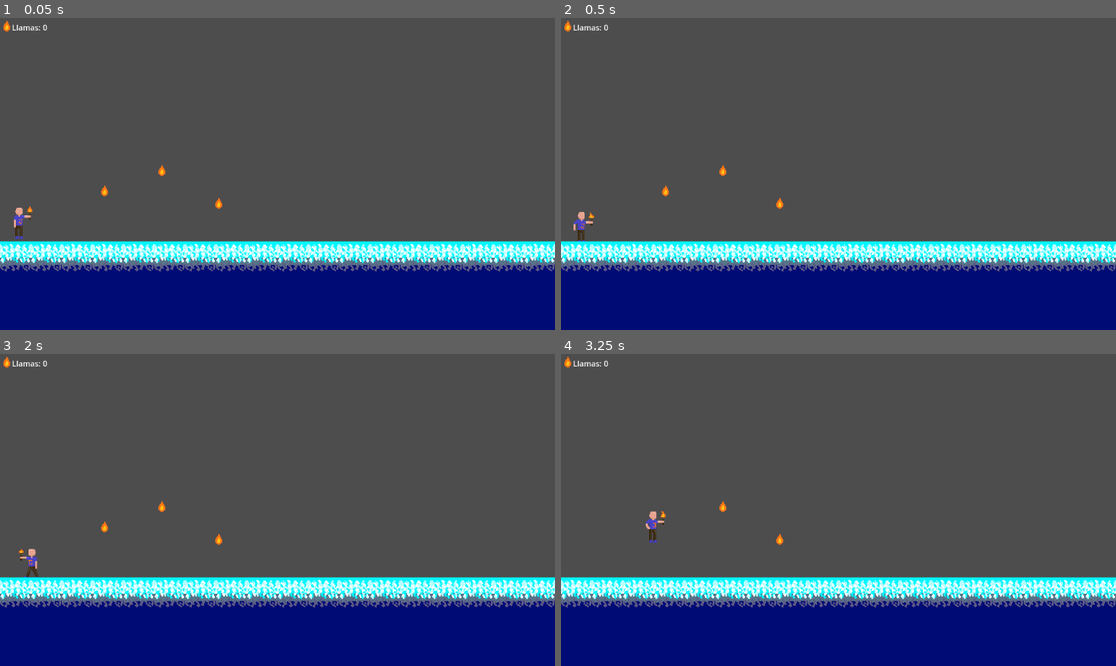
Above: before the commit, frames 1-4 (two rows, left to right).
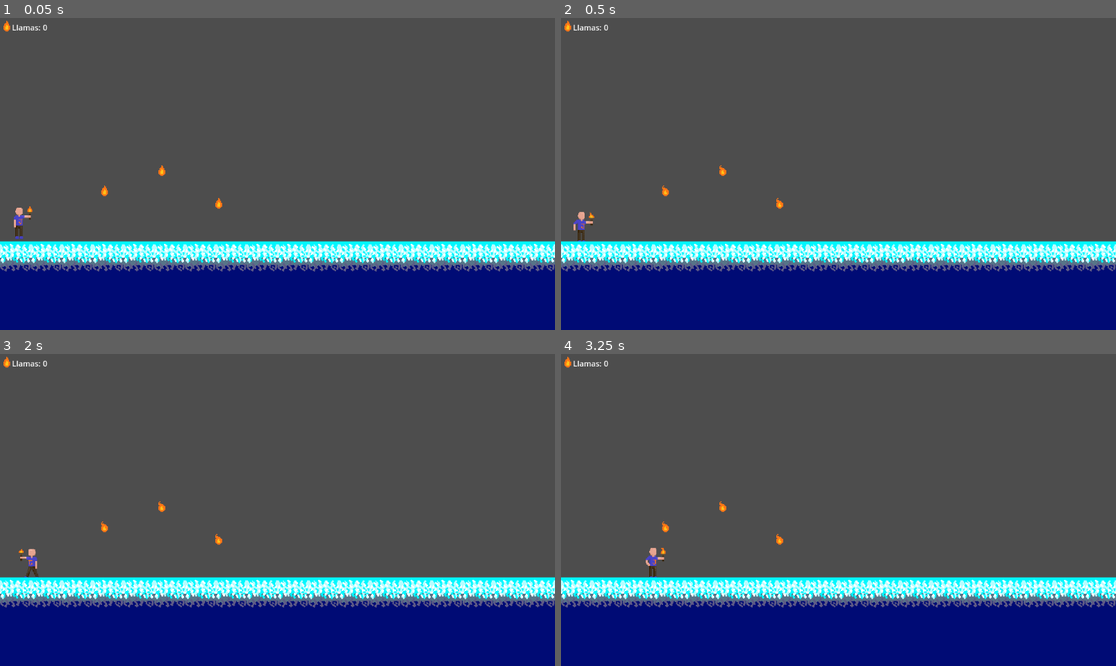
Above: after the commit, the same moments.

Repository: Elena-Barrachina/PonentJam
Game: Godot game, scene res://scenes/main.tscn
The game is run twice, just before and just after one commit, with the same random seed, the same clock (stepped at 60 frames per second) and the same inputs.
Inputs:
- Up to frame 1 (0.05 s): no input
- Up to frame 2 (0.5 s): no input
- Up to frame 3 (2 s): tap Enter at 0.5 s; hold Right (ui_right) 0.53-1.28 s; hold Left (ui_left) from 1.28 s (still down)
- Up to frame 4 (3.25 s): tap Space at 2 s; release Left (ui_left) at 2.03 s; hold Right (ui_right) 2.03-2.78 s; hold Up (ui_up) from 2.78 s (still down)

Frame 1 is identical in both runs. In frame 2, less than 0.1% of the frame differs, in the area x 18-40%, y 47-60%; in frame 3, less than 0.1%; in frame 4, 0.4%, in the area x 15-40%, y 47-72%.

Commit message:
Assets y movimiento
Ahora acepta WASD, flechas y espacio como input.

Diff:
--- a/project.godot
+++ b/project.godot
@@ -15,6 +15,34 @@
 config/features=PackedStringArray("4.5", "GL Compatibility")
 config/icon="res://icon.svg"
 
+[input]
+
+ui_left={
+"deadzone": 0.5,
+"events": [Object(InputEventKey,"resource_local_to_scene":false,"resource_name":"","device":0,"window_id":0,"alt_pressed":false,"shift_pressed":false,"ctrl_pressed":false,"meta_pressed":false,"pressed":false,"keycode":4194319,"physical_keycode":0,"key_label":0,"unicode":0,"location":0,"echo":false,"script":null)
+, Object(InputEventJoypadButton,"resource_local_to_scene":false,"resource_name":"","device":0,"button_index":13,"pressure":0.0,"pressed":false,"script":null)
+, Object(InputEventJoypadMotion,"resource_local_to_scene":false,"resource_name":"","device":0,"axis":0,"axis_value":-1.0,"script":null)
+, Object(InputEventKey,"resource_local_to_scene":false,"resource_name":"","device":-1,"window_id":0,"alt_pressed":false,"shift_pressed":false,"ctrl_pressed":false,"meta_pressed":false,"pressed":false,"keycode":0,"physical_keycode":65,"key_label":0,"unicode":97,"location":0,"echo":false,"script":null)
+]
+}
+ui_right={
+"deadzone": 0.5,
+"events": [Object(InputEventKey,"resource_local_to_scene":false,"resource_name":"","device":0,"window_id":0,"alt_pressed":false,"shift_pressed":false,"ctrl_pressed":false,"meta_pressed":false,"pressed":false,"keycode":4194321,"physical_keycode":0,"key_label":0,"unicode":0,"location":0,"echo":false,"script":null)
+, Object(InputEventJoypadButton,"resource_local_to_scene":false,"resource_name":"","device":0,"button_index":14,"pressure":0.0,"pressed":false,"script":null)
+, Object(InputEventJoypadMotion,"resource_local_to_scene":false,"resource_name":"","device":0,"axis":0,"axis_value":1.0,"script":null)
+, Object(InputEventKey,"resource_local_to_scene":false,"resource_name":"","device":-1,"window_id":0,"alt_pressed":false,"shift_pressed":false,"ctrl_pressed":false,"meta_pressed":false,"pressed":false,"keycode":0,"physical_keycode":68,"key_label":0,"unicode":100,"location":0,"echo":false,"script":null)
+]
+}
+ui_up={
+"deadzone": 0.5,
+"events": [Object(InputEventKey,"resource_local_to_scene":false,"resource_name":"","device":0,"window_id":0,"alt_pressed":false,"shift_pressed":false,"ctrl_pressed":false,"meta_pressed":false,"pressed":false,"keycode":4194320,"physical_keycode":0,"key_label":0,"unicode":0,"location":0,"echo":false,"script":null)
+, Object(InputEventJoypadButton,"resource_local_to_scene":false,"resource_name":"","device":0,"button_index":11,"pressure":0.0,"pressed":false,"script":null)
+, Object(InputEventJoypadMotion,"resource_local_to_scene":false,"resource_name":"","device":0,"axis":1,"axis_value":-1.0,"script":null)
+, Object(InputEventKey,"resource_local_to_scene":false,"resource_name":"","device":-1,"window_id":0,"alt_pressed":false,"shift_pressed":false,"ctrl_pressed":false,"meta_pressed":false,"pressed":false,"keycode":0,"physical_keycode":32,"key_label":0,"unicode":32,"location":0,"echo":false,"script":null)
+, Object(InputEventKey,"resource_local_to_scene":false,"resource_name":"","device":-1,"window_id":0,"alt_pressed":false,"shift_pressed":false,"ctrl_pressed":false,"meta_pressed":false,"pressed":false,"keycode":0,"physical_keycode":87,"key_label":0,"unicode":119,"location":0,"echo":false,"script":null)
+]
+}
+
 [rendering]
 
 textures/canvas_textures/default_texture_filter=0
--- a/scenes/Flame.tscn
+++ b/scenes/Flame.tscn
@@ -5,13 +5,28 @@
 [sub_resource type="GDScript" id="GDScript_1pg6c"]
 script/source = "extends Area2D
 
+@onready var anim = $AnimatedSprite2D
+
 func _ready():
 	body_entered.connect(_on_body_entered)
+	if anim:
+		anim.play(\"Llama\")
 
 func _on_body_entered(body):
 	if body.is_in_group(\"player\"):
 		body.add_collectible()
-		queue_free()
+		$AudioStreamPlayer2D.play()
+		pickup_effect()
+
+func pickup_effect():
+	$CollisionShape2D.disabled = true
+
+	var tween = create_tween()
+	tween.set_parallel(true)
+	tween.tween_property(anim, \"rotation_degrees\", anim.rotation_degrees + 720, 0.6)
+	tween.tween_property(self, \"position:y\", position.y - 60, 0.6)
+	tween.tween_property(anim, \"modulate:a\", 0.0, 0.6)
+	tween.finished.connect(queue_free)
 "
 
 [sub_resource type="AtlasTexture" id="AtlasTexture_ga2k0"]
@@ -84,4 +99,6 @@
 [node name="CollisionShape2D" type="CollisionShape2D" parent="."]
 shape = SubResource("CircleShape2D_61c27")
 
+[node name="AudioStreamPlayer2D" type="AudioStreamPlayer2D" parent="."]
+
 [connection signal="body_entered" from="." to="." method="_on_body_entered"]
Binary file added: assets/extintor.png
Not shown, added: assets/extintor.png.import
